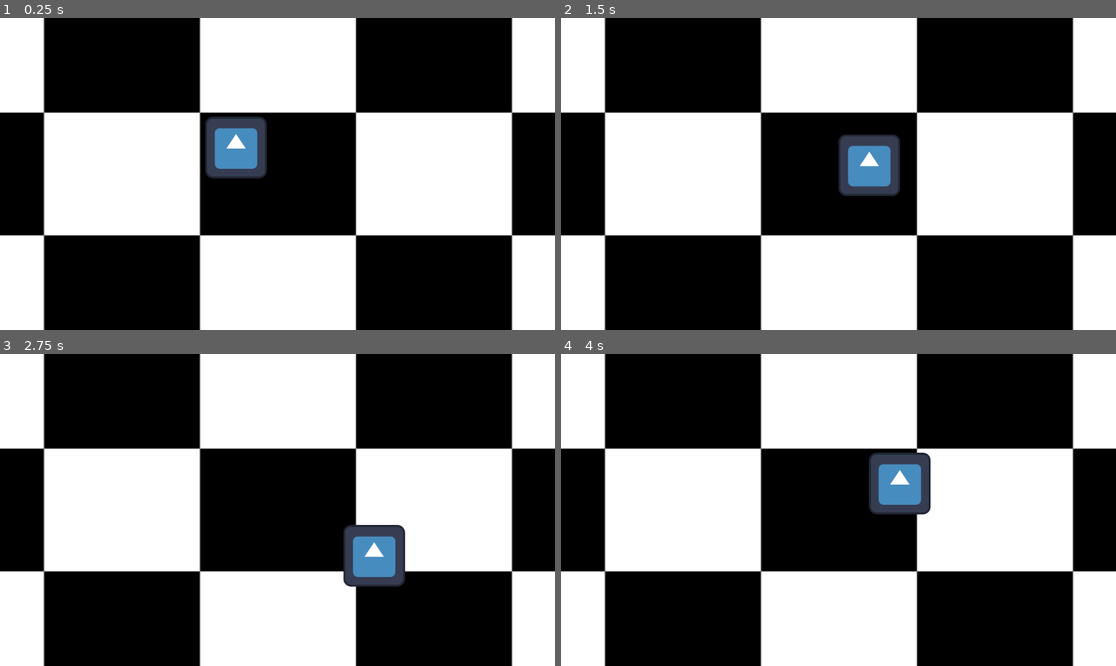
Above: before the commit, frames 1-4 (two rows, left to right).
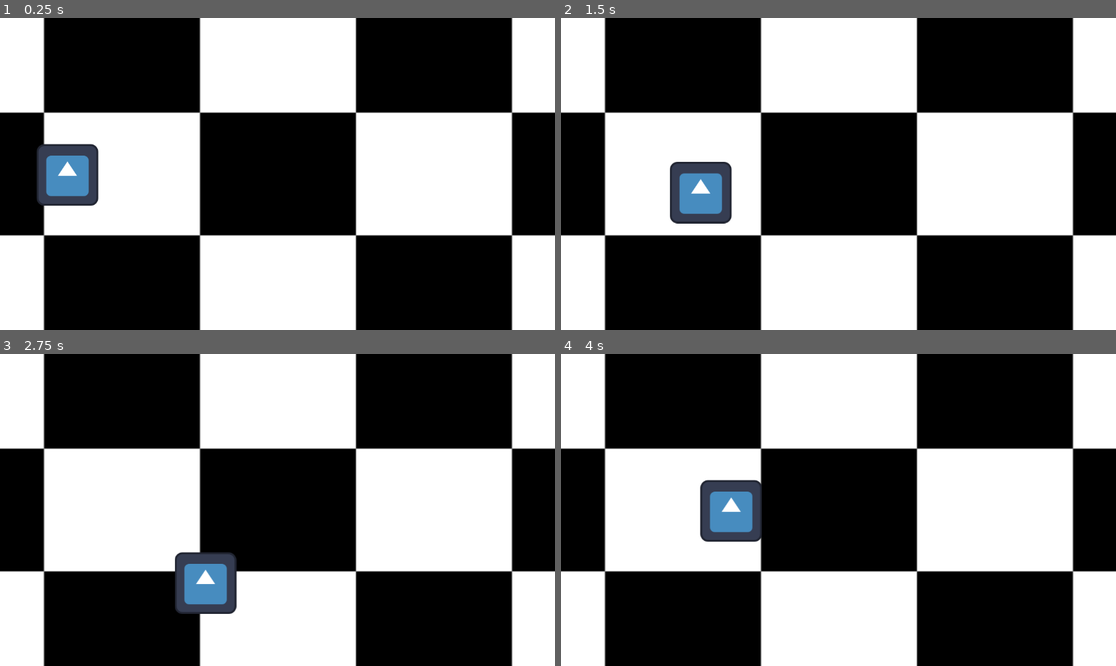
Above: after the commit, the same moments.

Repository: MatthewDulworth/gmtk26
Game: Godot game, scene res://TEST_SCENE.tscn
Same seed, same stepped clock (60 frames per second), same inputs: the game is played once before the commit and once after it. The engine's default icon, where the game draws it, is replaced by a stand-in: a white triangle on a blue panel in a dark square.
Inputs:
- Up to frame 1 (0.25 s): no input
- Up to frame 2 (1.5 s): tap Enter at 0.5 s; hold D (move_right) 0.53-1.28 s; hold Shift (shoot) 0.53-1.28 s; hold S (move_down) from 1.28 s (still down); tap Shift (shoot) at 1.35 s
- Up to frame 3 (2.75 s): release S (move_down) at 2.03 s; hold D (move_right) from 2.03 s (still down); hold Shift (shoot) from 2.03 s (still down)
- Up to frame 4 (4 s): release D (move_right) at 2.78 s; release Shift (shoot) at 2.78 s; hold W (move_up) 2.78-3.53 s; tap Shift (shoot) at 2.85 s; hold A (move_left) from 3.53 s (still down); hold Shift (shoot) from 3.53 s (still down)

The runs differ from the first frame. In frame 1, 4.3% of the frame differs, in the area x 6-49%, y 31-61%; in frame 2, 4.3%; in frame 3, 4.2%; in frame 4, 4.3%, in the area x 25-67%, y 31-61%.

Commit message:
Gun works basic

Diff:
--- /dev/null
+++ b/TEST_SCENE.gd
@@ -0,0 +1,5 @@
+extends Node2D
+
+func _ready() -> void:
+
+	$HurtBox.health.initialize(100.0)
--- a/TEST_SCENE.tscn
+++ b/TEST_SCENE.tscn
@@ -2,8 +2,12 @@
 
 [ext_resource type="Texture2D" uid="uid://dn0winq5cq6u2" path="res://Checkerboard_pattern.svg" id="1_pxe5x"]
 [ext_resource type="PackedScene" uid="uid://d0fyntx0582l7" path="res://chracters/player/player.tscn" id="2_n2x8j"]
+[ext_resource type="PackedScene" uid="uid://c45dnc7c85agi" path="res://components/HurtBox.tscn" id="3_n2x8j"]
+[ext_resource type="Script" uid="uid://wbbbadomml83" path="res://components/Health.gd" id="4_health"]
+[ext_resource type="Script" uid="uid://cd778sn756psr" path="res://TEST_SCENE.gd" id="5_testscene"]
 
 [node name="TestScene" type="Node2D" unique_id=142124800]
+script = ExtResource("5_testscene")
 
 [node name="Sprite2D" type="Sprite2D" parent="." unique_id=1921022134]
 position = Vector2(1, 3.0517578e-05)
@@ -11,6 +15,17 @@
 texture = ExtResource("1_pxe5x")
 
 [node name="Player" parent="." unique_id=1399235571 instance=ExtResource("2_n2x8j")]
-position = Vector2(-86, -55)
+position = Vector2(-436, 2)
 
 [node name="Camera2D" type="Camera2D" parent="." unique_id=2082388378]
+
+[node name="HurtBox" parent="." unique_id=538028481 node_paths=PackedStringArray("health") instance=ExtResource("3_n2x8j")]
+position = Vector2(1.000061, 2)
+scale = Vector2(10, 10)
+collision_layer = 16
+collision_mask = 4
+health = NodePath("Health")
+
+[node name="Health" type="Node" parent="HurtBox" unique_id=1824084182]
+script = ExtResource("4_health")
+metadata/_custom_type_script = "uid://wbbbadomml83"
--- a/autoload/InputManager.gd
+++ b/autoload/InputManager.gd
@@ -16,7 +16,7 @@
 
 func _process(_delta: float) -> void:
 	var move := Input.get_vector("move_left", "move_right", "move_up", "move_down")
-	var facing: Vector2 = intents[PlayerID.PLAYER_1].move if (move == Vector2.ZERO) else move
+	var facing: Vector2 = intents[PlayerID.PLAYER_1].facing if (move == Vector2.ZERO) else move
 	var fire_held := Input.is_action_pressed("shoot")
 	var fire_just_pressed := Input.is_action_just_pressed("shoot")
 
--- /dev/null
+++ b/autoload/ProjectilePool.gd
@@ -0,0 +1,15 @@
+extends Node
+
+const PROJECTILE_SCENE: PackedScene = preload("res://components/Projectile.tscn")
+
+var _available: Array[Projectile] = []
+
+func acquire() -> Projectile:
+	if _available.is_empty():
+		var projectile: Projectile = PROJECTILE_SCENE.instantiate()
+		add_child(projectile)
+		return projectile
+	return _available.pop_back()
+
+func release(projectile: Projectile) -> void:
+	_available.append(projectile)
--- a/chracters/player/PlayerController.gd
+++ b/chracters/player/PlayerController.gd
@@ -4,18 +4,30 @@
 @export var player_data: PlayerData
 @export var health: Health
 @export var hurtbox: HurtBox
+@export var weapon: Weapon
 
-var current_weapon: Weapon
 var player_id: InputManager.PlayerID = InputManager.PlayerID.PLAYER_1
 var input: InputIntent
 
 func _ready() -> void:
 	health.initialize(player_data.max_health)
 	input = InputManager.get_input_intent(player_id)
+	health.died.connect(_on_death)
+	_use_weapon(player_data.starting_weapon)
 
 func _process(_delta: float) -> void:
 	input = InputManager.get_input_intent(player_id)
 
+	if (input.fire_just_pressed):
+		print(input.facing)
+		weapon.fire(input.facing)
+
+func _use_weapon(data: WeaponData) -> void:
+	weapon.initialize(data)
+
 func _physics_process(_delta: float) -> void:
 	velocity = input.move * player_data.move_speed
 	move_and_slide()
+
+func _on_death() -> void:
+	print(player_id, " died")
--- a/chracters/player/player.tscn
+++ b/chracters/player/player.tscn
@@ -3,22 +3,26 @@
 [ext_resource type="Script" uid="uid://biod4xyo0ps34" path="res://chracters/player/PlayerController.gd" id="1_6ele1"]
 [ext_resource type="PackedScene" uid="uid://c45dnc7c85agi" path="res://components/HurtBox.tscn" id="2_q3yxo"]
 [ext_resource type="Script" uid="uid://b1ltxks71q21v" path="res://chracters/player/PlayerData.gd" id="2_tdtta"]
+[ext_resource type="Resource" uid="uid://cchvlvuoyk60d" path="res://weapons/Pistol.tres" id="3_7eplg"]
 [ext_resource type="Script" uid="uid://wbbbadomml83" path="res://components/Health.gd" id="3_tdtta"]
 [ext_resource type="Texture2D" uid="uid://dqe135mpyt608" path="res://icon.svg" id="5_qupk5"]
+[ext_resource type="Script" uid="uid://d1m2ulshd7v5" path="res://weapons/Weapon.gd" id="7_7qpiw"]
 
 [sub_resource type="Resource" id="Resource_pxe5x"]
 script = ExtResource("2_tdtta")
+starting_weapon = ExtResource("3_7eplg")
 metadata/_custom_type_script = "uid://b1ltxks71q21v"
 
 [sub_resource type="RectangleShape2D" id="RectangleShape2D_3c51y"]
 
-[node name="Player" type="CharacterBody2D" unique_id=1399235571 node_paths=PackedStringArray("health", "hurtbox")]
+[node name="Player" type="CharacterBody2D" unique_id=1399235571 node_paths=PackedStringArray("health", "hurtbox", "weapon")]
 collision_layer = 2
 collision_mask = 2
 script = ExtResource("1_6ele1")
 player_data = SubResource("Resource_pxe5x")
 health = NodePath("Health")
 hurtbox = NodePath("HurtBox")
+weapon = NodePath("Weapon")
 
 [node name="CollisionShape2D" type="CollisionShape2D" parent="." unique_id=1634337190]
 shape = SubResource("RectangleShape2D_3c51y")
@@ -31,3 +35,7 @@
 
 [node name="Sprite2D" type="Sprite2D" parent="." unique_id=1589295297]
 texture = ExtResource("5_qupk5")
+
+[node name="Weapon" type="Node2D" parent="." unique_id=1724037588]
+script = ExtResource("7_7qpiw")
+metadata/_custom_type_script = "uid://d1m2ulshd7v5"
--- a/components/HurtBox.gd
+++ b/components/HurtBox.gd
@@ -11,3 +11,4 @@
 func take_damage(amount: float, source: Node = null) -> void:
 	health.take_damage(amount)
 	hit.emit(amount, source)
+	print(amount, source)
--- a/components/HurtBox.tscn
+++ b/components/HurtBox.tscn
@@ -5,6 +5,8 @@
 [sub_resource type="RectangleShape2D" id="RectangleShape2D_q3yxo"]
 
 [node name="HurtBox" type="Area2D" unique_id=538028481]
+collision_layer = 2
+collision_mask = 2
 script = ExtResource("1_4bt8n")
 metadata/_custom_type_script = "uid://duoe8w4fbx8fc"
 
--- a/components/Projectile.gd
+++ b/components/Projectile.gd
@@ -4,24 +4,40 @@
 var damage: float
 var source: Node
 var velocity: Vector2
+var lifetime: float
+var _time_alive: float
 
 func _ready() -> void:
-	monitoring = true
 	area_entered.connect(_on_area_entered)
 
-func initialize(_damage: float, _source: Node, radius: float, _velocity: Vector2) -> void:
+func activate(_damage: float, _source: Node, radius: float, dir: Vector2, speed: float, spawn_position: Vector2, _lifetime: float) -> void:
 	damage = _damage
 	source = _source
+	velocity = dir * speed
+	lifetime = _lifetime
+	_time_alive = 0.0
+	global_position = spawn_position
 	var shape := CircleShape2D.new()
 	shape.radius = radius
 	$CollisionShape2D.shape = shape
+	monitoring = true
+	visible = true
+	set_physics_process(true)
 
 func _physics_process(delta: float) -> void:
 	position += velocity * delta
+	_time_alive += delta
+	if _time_alive >= lifetime:
+		_deactivate()
 
 func _on_area_entered(area: Area2D) -> void:
 	if not (area is HurtBox):
 		return
 	area.take_damage(damage, self)
+	_deactivate()
+
+func _deactivate() -> void:
 	monitoring = false
-	queue_free()
+	visible = false
+	set_physics_process(false)
+	ProjectilePool.release(self)
--- a/project.godot
+++ b/project.godot
@@ -22,6 +22,7 @@
 [autoload]
 
 InputManager="*res://autoload/InputManager.gd"
+ProjectilePool="*res://autoload/ProjectilePool.gd"
 
 [input]
 
--- /dev/null
+++ b/weapons/Pistol.tres
@@ -0,0 +1,10 @@
+[gd_resource type="Resource" script_class="WeaponData" format=3 uid="uid://cchvlvuoyk60d"]
+
+[ext_resource type="Script" uid="uid://cx6lerykt0y5s" path="res://weapons/WeaponData.gd" id="1_nld4i"]
+
+[resource]
+script = ExtResource("1_nld4i")
+name = "Pistol"
+bullet_spread = 0.02
+mag_size = 999
+hitscan_range = 4000.0
--- a/weapons/Weapon.gd
+++ b/weapons/Weapon.gd
@@ -1,4 +1,66 @@
 extends Node2D
 class_name Weapon
 
-@export var weapon_data: WeaponData
+const HITSCAN_MASK := 1 << 4 # enemy_hurtbox (see project.godot [layer_names])
+
+const TRACER_WIDTH := 2.0
+const TRACER_COLOR := Color.YELLOW
+const TRACER_FADE_TIME := 0.05
+
+var weapon_data: WeaponData
+var mags: int
+var bullets_in_mag: int
+
+func initialize(data: WeaponData) -> void:
+	weapon_data = data
+	mags = weapon_data.num_mags
+	bullets_in_mag = weapon_data.mag_size
+
+func reload() -> void:
+	pass
+
+func fire(dir: Vector2) -> void:
+	if (bullets_in_mag == 0):
+		reload()
+
+	if (weapon_data.hitscan):
+		_fire_hitscan(dir)
+	else:
+		_fire_projectile(dir)
+
+func _fire_hitscan(dir: Vector2) -> void:
+	var space_state := get_world_2d().direct_space_state
+	for i in weapon_data.num_bullets:
+		var spread := randf_range(-weapon_data.bullet_spread, weapon_data.bullet_spread)
+		var shot_dir := dir.rotated(spread)
+		var from := global_position
+		var to := from + shot_dir * weapon_data.hitscan_range
+		var query := PhysicsRayQueryParameters2D.create(from, to)
+		query.collision_mask = HITSCAN_MASK
+		query.collide_with_areas = true
+		query.collide_with_bodies = false
+		var result := space_state.intersect_ray(query)
+		if result:
+			to = result.position
+			if result.collider is HurtBox:
+				result.collider.take_damage(weapon_data.damage, self)
+		_draw_tracer(from, to)
+
+func _draw_tracer(from: Vector2, to: Vector2) -> void:
+	var line := Line2D.new()
+	line.top_level = true
+	line.width = TRACER_WIDTH
+	line.default_color = TRACER_COLOR
+	line.add_point(from)
+	line.add_point(to)
+	get_tree().current_scene.add_child(line)
+	var tween := create_tween()
+	tween.tween_property(line, "modulate:a", 0.0, TRACER_FADE_TIME)
+	tween.tween_callback(line.queue_free)
+
+func _fire_projectile(dir: Vector2) -> void:
+	for i in weapon_data.num_bullets:
+		var spread := randf_range(-weapon_data.bullet_spread, weapon_data.bullet_spread)
+		var bullet_dir := dir.rotated(spread)
+		var projectile := ProjectilePool.acquire()
+		projectile.activate(weapon_data.damage, self, weapon_data.bullet_radius, bullet_dir, weapon_data.bullet_speed, global_position, weapon_data.bullet_lifetime)
--- a/weapons/WeaponData.gd
+++ b/weapons/WeaponData.gd
@@ -7,9 +7,18 @@
 @export var fire_rate: float = 1.0
 @export var damage: float = 1.0
 
+@export var reload_time: float = 2.0
+@export var active_reload_start: float = 0.75
+@export var active_reload_time: float = 0.5
+
+@export var num_bullets: int = 1
+@export var bullet_spread: float = 0.0
+
 @export var mag_size: int = 10
 @export var num_mags: int = 999_999_999
 
 @export var hitscan: bool = true
+@export var hitscan_range: float = 1000.0
 @export var bullet_speed: float
 @export var bullet_radius: float
+@export var bullet_lifetime: float = 2.0
Not shown, added: TEST_SCENE.gd.uid
Not shown, added: autoload/ProjectilePool.gd.uid
